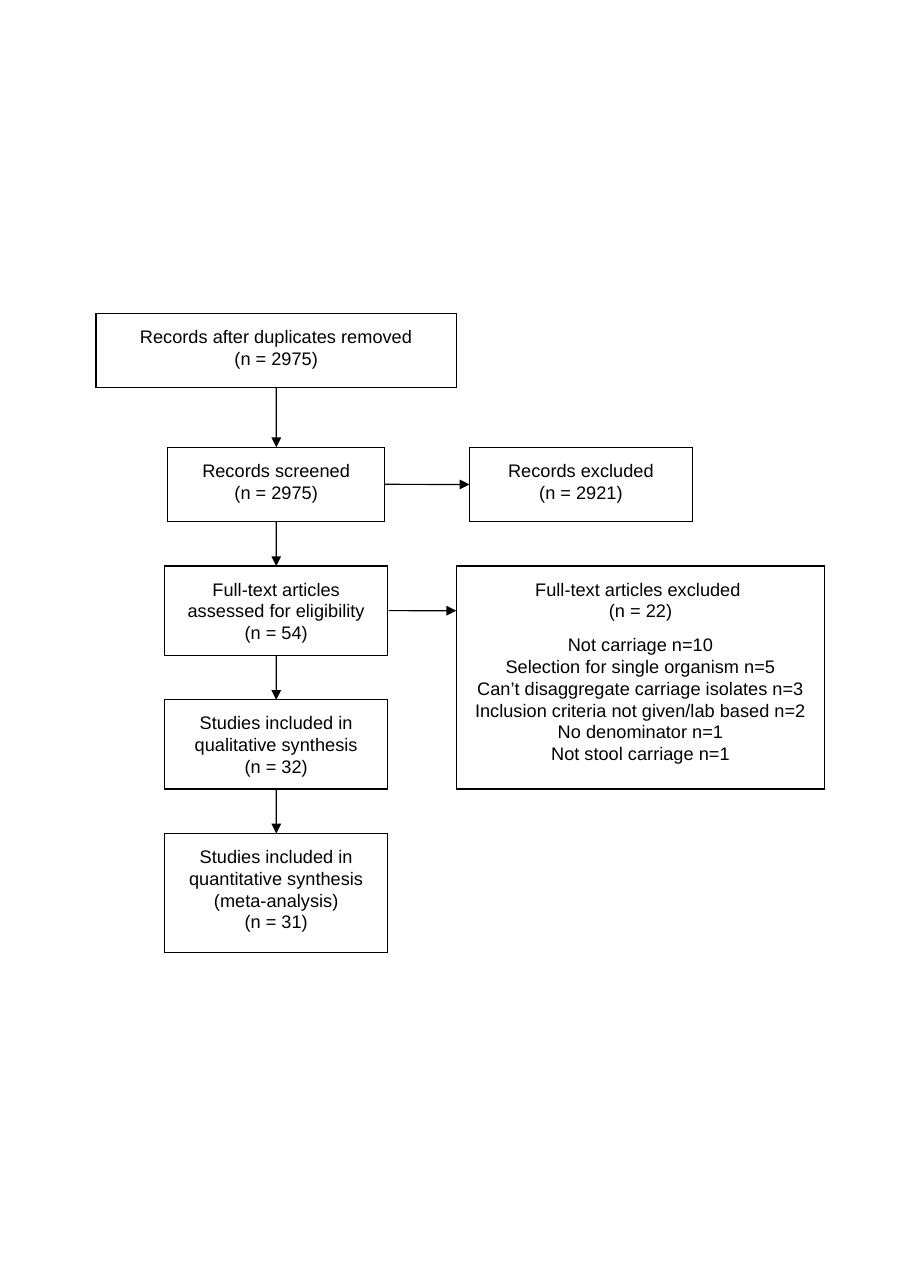
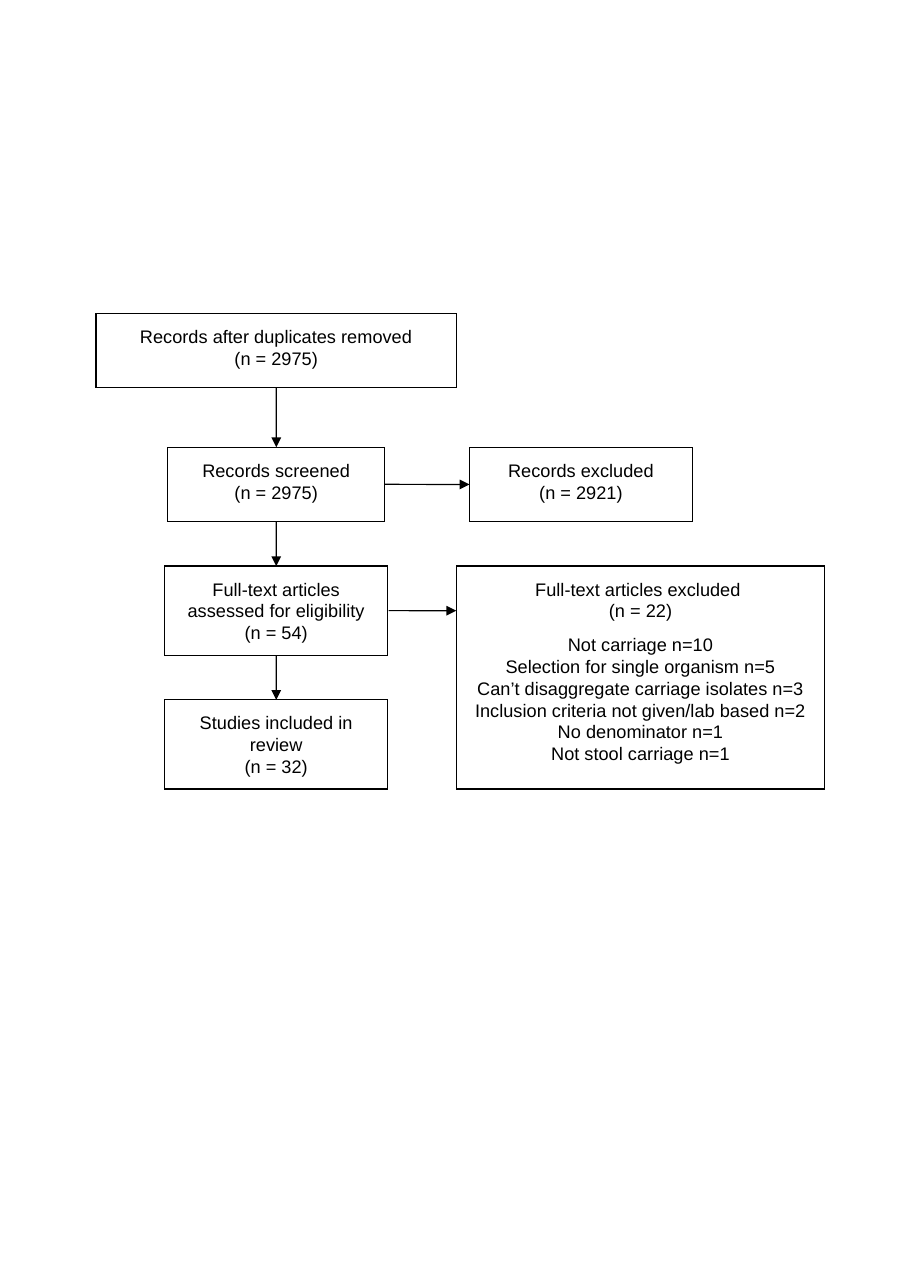
Before and after one commit to joelewis101/esbl_ssa, a slide deck: slide 1 of figures/prisma_diag.pptx. Drawn at 913x1288 pixels with LibreOffice and Linux fonts; fonts in the diff are those of the drawing. Boxes give left, top, right and bottom in pixels: in the first picture for what was removed or moved away, otherwise in the second. Text is boxed around its words. In the diff, an @@ line names an element or a change of style, - is before the commit and + after.

```diff
--- a/figures/prisma_diag.pptx
+++ b/figures/prisma_diag.pptx
@@ text in rectangle at [200,716,352,777]: text changed @@
-Studies included in qualitative synthesis
-(n = 32)
+Studies included in review
+(n = 32)
@@ arrow removed from (276, 789) to (276, 833) @@
@@ rectangle removed at [165,833,389,952] @@
-Studies included in quantitative synthesis (meta-analysis)
-(n = 31)
```
Also in this commit, not shown: 5 other files.
